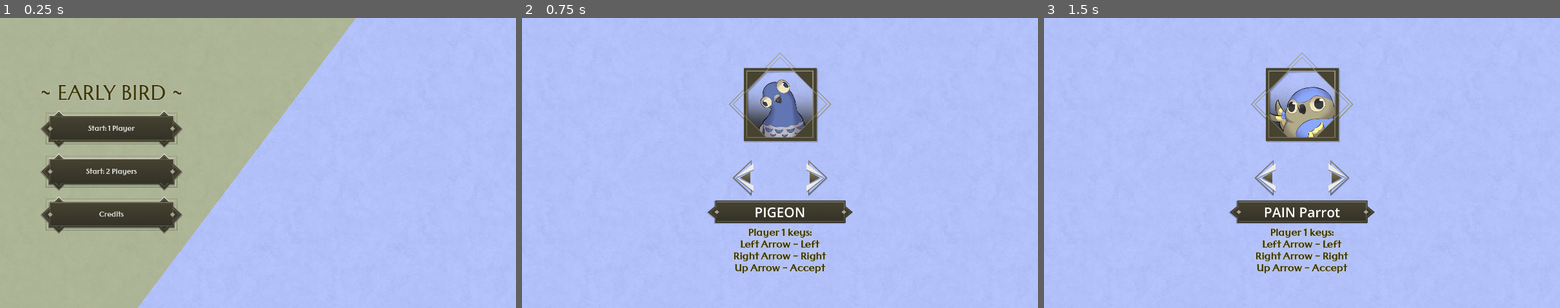
Above: before the commit, frames 1-3 (left to right).
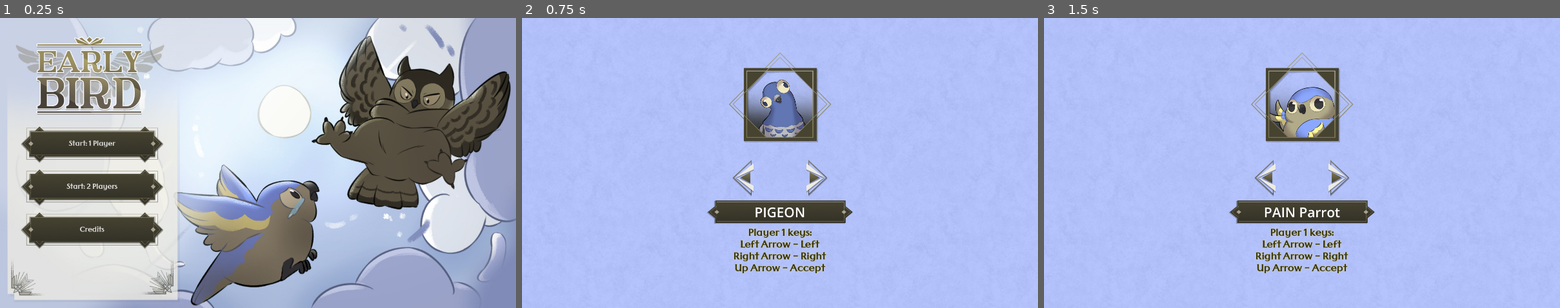
Above: after the commit, the same moments.

Repository: Armag3ddon/igjam2026_2
Game: Godot game, scene res://scenes/Menu.tscn
Same seed, same stepped clock (60 frames per second), same inputs: the game is played once before the commit and once after it.
Inputs (mouse positions are in pixels of both pictures, inside the frame that each line leads up to):
- Up to frame 1 (0.25 s): no input
- Up to frame 2 (0.75 s): click "Start: 1 Player" at 0.5 s
- Up to frame 3 (1.5 s): click (1265, 177) at 1.25 s

The runs differ from the first frame. In frame 1, 93% of the frame differs, in the area x 0-100%, y 0-100%; in frame 2, nothing differs; in frame 3, nothing differs.

Commit message:
Add background in menu

Diff:
--- a/scenes/Menu.tscn
+++ b/scenes/Menu.tscn
@@ -1,7 +1,7 @@
 [gd_scene format=3 uid="uid://d6mms4soqkit"]
 
 [ext_resource type="Script" uid="uid://t5u7stry7bk4" path="res://scripts/menu.gd" id="1_upctu"]
-[ext_resource type="Texture2D" uid="uid://eosp03n8w2e7" path="res://assets/sky_pattern.jpg" id="1_xdvgc"]
+[ext_resource type="Texture2D" uid="uid://d4isak2gnl0pi" path="res://assets/ui/start_screen.jpg" id="2_jmdev"]
 [ext_resource type="Theme" uid="uid://q5s5iusaxso6" path="res://misc/menu_theme.tres" id="3_11y2r"]
 [ext_resource type="Texture2D" uid="uid://dijqbk4vqe8bs" path="res://assets/card.png" id="4_o0tnf"]
 [ext_resource type="FontFile" uid="uid://c7uumbqofigwf" path="res://assets/ui/classica/Classica-Bold.ttf" id="5_jmdev"]
@@ -27,21 +27,11 @@
 grow_vertical = 2
 script = ExtResource("1_upctu")
 
-[node name="Background" type="TextureRect" parent="." unique_id=1945999366]
+[node name="Backrgound" type="TextureRect" parent="." unique_id=2116283526]
 layout_mode = 0
-offset_right = 1920.0
-offset_bottom = 1080.0
-texture = ExtResource("1_xdvgc")
-stretch_mode = 1
-
-[node name="ColorRect" type="ColorRect" parent="." unique_id=642336792]
-layout_mode = 0
-offset_left = 459.65387
-offset_top = -771.8583
-offset_right = 1614.887
-offset_bottom = 1158.4762
-rotation = 0.6452392
-color = Color(0.64705884, 0.6431373, 0, 0.4)
+offset_right = 40.0
+offset_bottom = 40.0
+texture = ExtResource("2_jmdev")
 
 [node name="menu" type="Control" parent="." unique_id=577355122]
 anchors_preset = 0
@@ -50,19 +40,12 @@
 
 [node name="hbox" type="VBoxContainer" parent="menu" unique_id=33956303]
 layout_mode = 0
-offset_left = 150.0
-offset_top = 231.0
-offset_right = 680.0
-offset_bottom = 804.0
+offset_left = 78.0
+offset_top = 344.0
+offset_right = 608.0
+offset_bottom = 917.0
 theme_override_constants/separation = 20
 alignment = 1
-
-[node name="Title" type="Label" parent="menu/hbox" unique_id=685092953]
-layout_mode = 2
-theme = ExtResource("3_11y2r")
-theme_override_font_sizes/font_size = 75
-text = "~ EARLY BIRD ~"
-horizontal_alignment = 1
 
 [node name="OnePlayer" type="Button" parent="menu/hbox" unique_id=1119600309]
 custom_minimum_size = Vector2(0, 140)
@@ -111,9 +94,9 @@
 [node name="Back" type="Button" parent="credits" unique_id=1379836367]
 custom_minimum_size = Vector2(500, 140)
 layout_mode = 0
-offset_left = 166.0
+offset_left = 97.0
 offset_top = 667.0
-offset_right = 666.0
+offset_right = 597.0
 offset_bottom = 807.0
 theme = ExtResource("3_11y2r")
 text = "Back"
